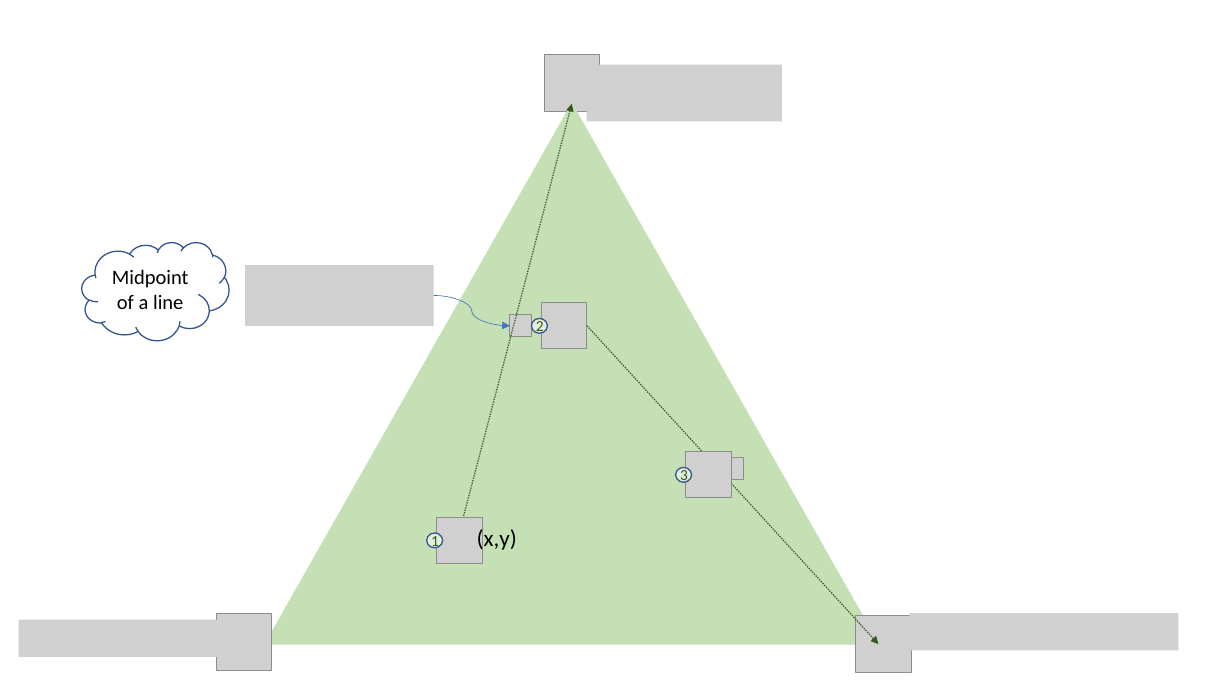
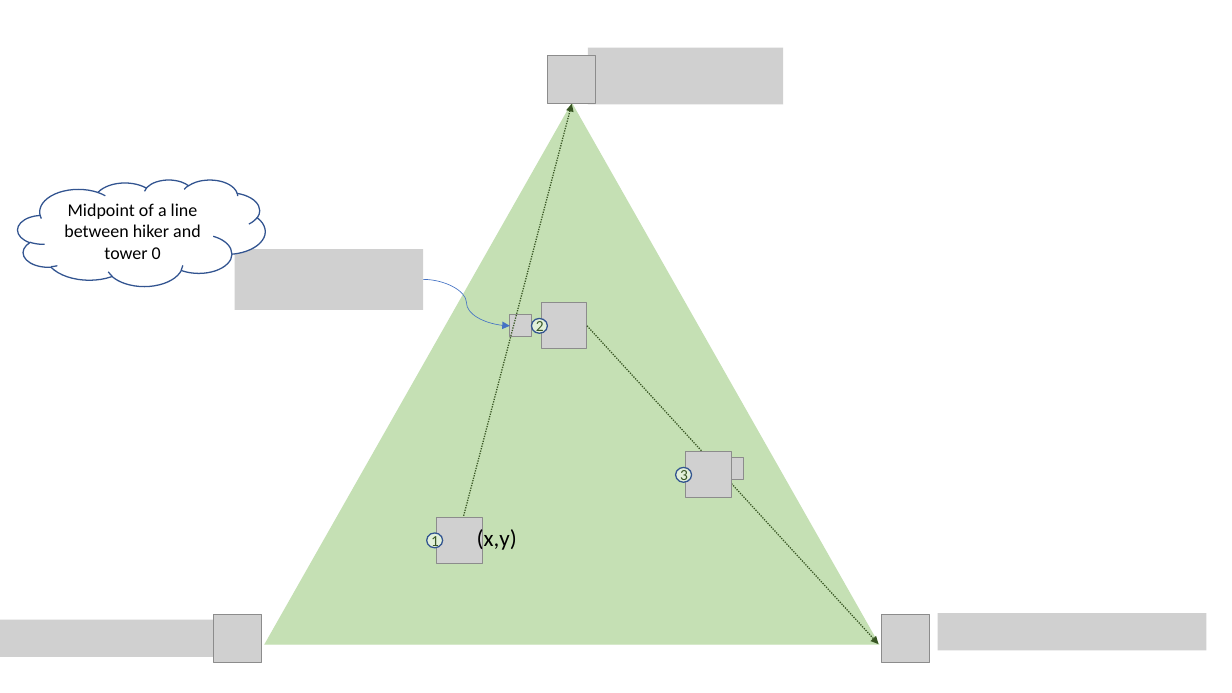
Before and after one commit to edharcourt/CS140, a slide deck: slide 9 of images/pygame_rect_window.pptx. Drawn at 1232x693 pixels with LibreOffice and Linux fonts; fonts in the diff are those of the drawing; grey boxes stand for pictures. Boxes give left, top, right and bottom in pixels: in the first picture for what was removed or moved away, otherwise in the second. Text is boxed around its words. In the diff, an @@ line names an element or a change of style, - is before the commit and + after.

```diff
--- a/images/pygame_rect_window.pptx
+++ b/images/pygame_rect_window.pptx
@@ picture: place and size @@
-picture at (544,55,600,111)
+picture at (547,55,595,104)
@@ picture: place and size @@
-picture at (587,65,782,122)
+picture at (588,47,783,104)
@@ cloud "Midpoint of a line between ...": place and size @@
-cloud "Midpoint of a line between ..." at (82,242,229,340)
+cloud "Midpoint of a line between ..." at (18,179,265,286)
@@ text in cloud at (64,203,201,259): text changed; size 16 to 14 pt @@
-Midpoint of a line
+Midpoint of a line between hiker and tower 0
@@ picture: place and size @@
-picture at (245,265,433,326)
+picture at (235,250,423,311)
@@ curved arrow moved from (433, 296) - (510, 326) to (423, 279) - (510, 326) @@
@@ picture: place and size @@
-picture at (18,620,249,657)
+picture at (0,620,220,657)
@@ picture: place and size @@
-picture at (216,614,272,670)
+picture at (213,615,262,663)
@@ picture removed at (856,616,911,672) @@
@@ picture added at (882,615,930,663) @@
@@ picture: place and size @@
-picture at (910,614,1179,651)
+picture at (938,614,1207,651)
```
Also in this commit, not shown: 7 other files.
